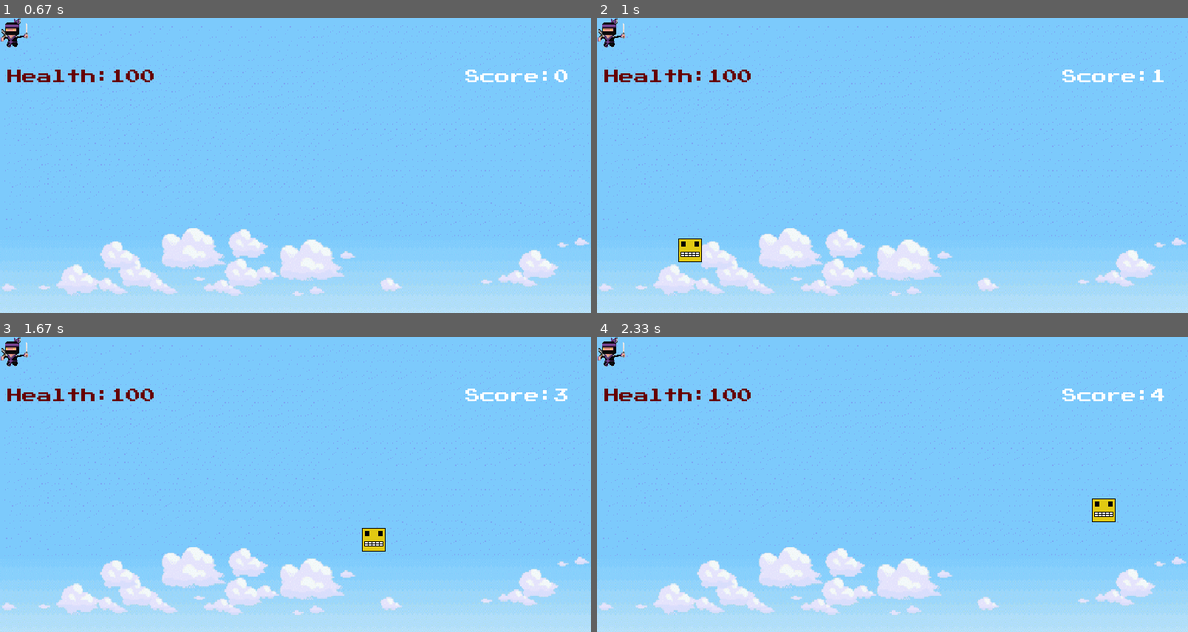
Above: before the commit, frames 1-4 (two rows, left to right).
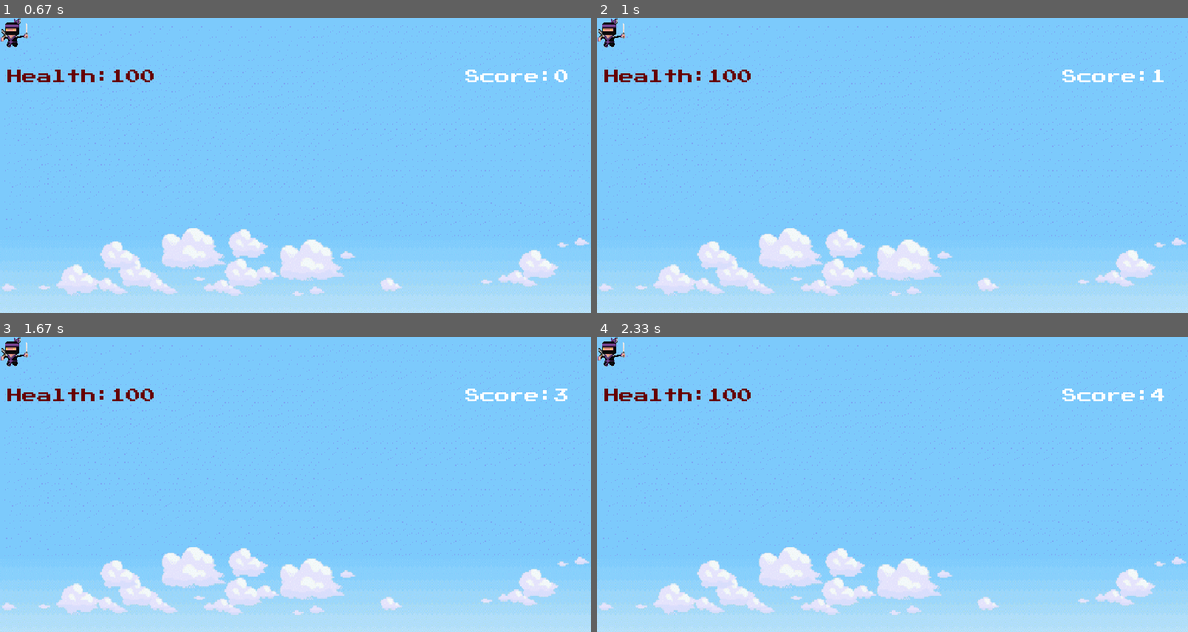
Above: after the commit, the same moments.

Repository: i-kratko/pygame-tues-fest
Game: pygame game, started from Code/main.py
Same seed, same stepped clock (60 frames per second), same inputs: the game is played once before the commit and once after it.
Inputs (mouse positions are in pixels of both pictures, inside the frame that each line leads up to):
- Up to frame 1 (0.67 s): click (295, 165) at 0.38 s
- Up to frame 2 (1 s): tap Space at 0.67 s
- Up to frame 3 (1.67 s): hold D 1-1.47 s; hold D from 1.5 s (still down)
- Up to frame 4 (2.33 s): release D at 1.97 s

Frame 1 is identical in both runs. In frame 2, 0.3% of the frame differs, in the area x 13-18%, y 74-83%; in frame 3, 0.3%; in frame 4, 0.3%.

Commit message:
Leko sa bruh collisionite
Ne e vajnoto da e otli4no, vajnoto e da e prili4no

Diff:
--- a/Code/main.py
+++ b/Code/main.py
@@ -154,6 +154,12 @@
         def draw_platforms(platforms):
             for platform in platforms:
                 display.blit(platform_surface, platform)
+        def checkPlatformCollisionWithPLayer(platforms):
+            for platform in platforms:
+                if platform.colliderect(player.rect):
+                    player.isStanding = True
+                else:
+                    player.isStanding = False
 
         #sounds
         bryh_sound=pygame.mixer.Sound(const.bryhsound)
@@ -193,23 +199,22 @@
                     if event.key == pygame.K_d:
                         player.rightPressed = False
                     if event.key == pygame.K_SPACE:
-                        player.jumpPressed = True
+                        player.jumpPressed = False
                         bryh_sound.play()
 
                 if player.rect.colliderect(testTrigger.rect):
                     testTrigger.action()
 
-            if const.isJumped:
-                jumpingTimer -= 1
-                if jumpingTimer == 0:
-                    const.isJumped = False
-                    jumpingTimer = 120
+
+            if player.rect.colliderect(floor_surface.get_rect()):
+                player.isStanding = True
+            else:
+                player.isStanding = False
 
             player.update()
-            if player.rect.bottom>450:
-                const.playerMovement += const.gravity
-            player.rect.centery += const.playerMovement
             display.blit(bgScaled, (0, 0))
+
+            checkPlatformCollisionWithPLayer(platform_list)
 
             #blit triggers
             for trigger in triggerGroup:
--- a/Code/player.py
+++ b/Code/player.py
@@ -20,22 +20,21 @@
         self.facingRight = True
         self.facingLeft = False
 
+        self.isStanding = False
+
         self.speed = 10
         self.blood = 100
 
-
-    def collisionWIthFloor(self, floor):
-        if self.rect.colliderect(floor.get_rect()):
-            print("bruh")
-            const.gravity = 0
-        else:
-            const.gravity = 0.5
-
+    def isStandingOnPlatform(self):
+            if self.isStanding:
+                self.velY = 0
 
     #function to handle player movement
     def update(self):
         self.velX = 0
-        self.velY = 0
+        #always 2 because of gravity
+        self.velY = 5
+
         #checking for horizontal input
         if self.leftPressed and not self.rightPressed:
             self.velX -= self.speed
@@ -55,13 +54,11 @@
             self.velX = 0
 
 
-
         #jumping
         if self.jumpPressed is True:
-            self.y -= self.velY
-            self.velY -= 1
-            if self.velY < -10:
-                self.velY = 10
+            self.velY -= 30
+
+        self.isStandingOnPlatform()
 
         self.x += self.velX
         self.y += self.velY
